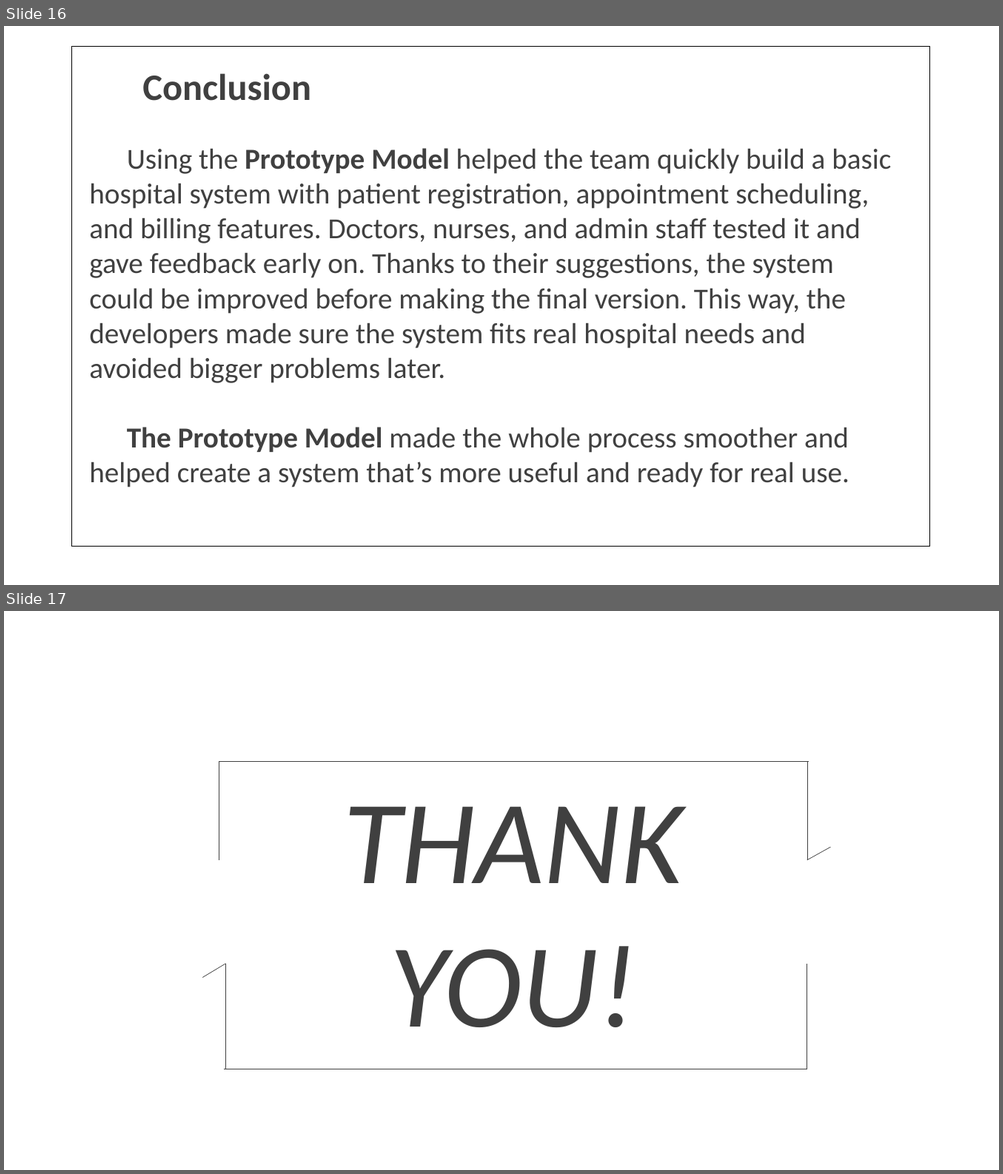
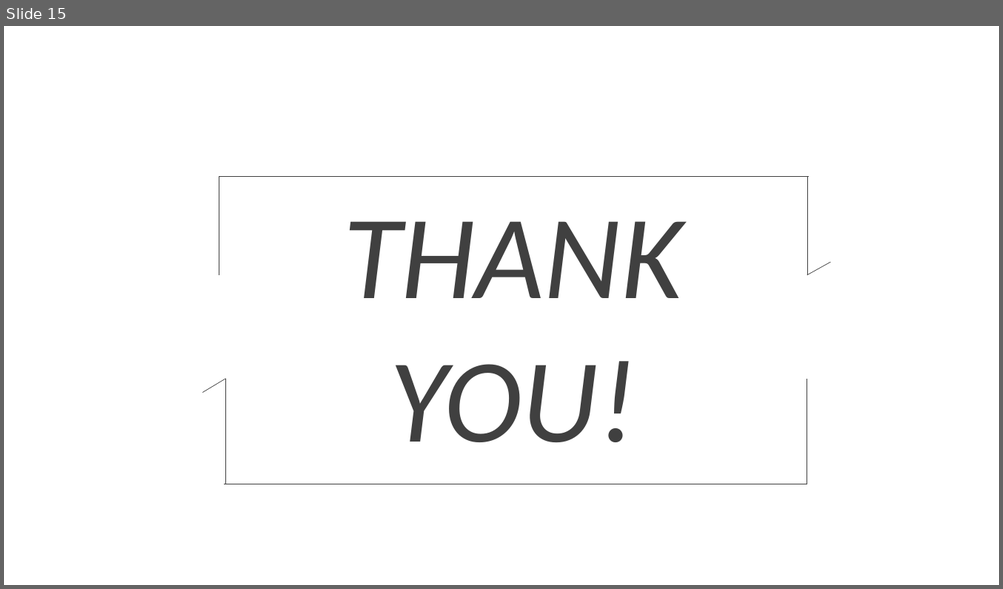
Before and after one commit to McLight-Note/Web-Server-Programming, a slide deck: Mid-term.pptx. Shown one above the other, each under a label of ours: slides 16 and 17 before the commit, slide 15 after it. The pictures are 1003x1174 and 1003x589 pixels, drawn with LibreOffice and Linux fonts; fonts in the diff are those of the drawing; background and template pictures are left out. Boxes give left, top, right and bottom in pixels: in the first picture for what was removed or moved away, otherwise in the second. Text is boxed around its words. In the diff, an @@ line names an element or a change of style, - is before the commit and + after.

```diff
--- a/Mid-term.pptx
+++ b/Mid-term.pptx
@@ slide 16 removed at <box>4,26,999,585</box>, background picture (left out) @@
@@ rectangle removed at <box>72,46,930,547</box> @@
@@ text removed at <box>142,73,311,101</box> @@
-Conclusion
@@ text removed at <box>89,148,891,488</box> @@
-Using the Prototype Model helped the team quickly build a basic hospital system with patient registration, appointment scheduling, and billing features. Doctors, nurses, and admin staff tested it and gave feedback early on. Thanks to their suggestions, the system could be improved before making the final version. This way, the developers made sure the system fits real hospital needs and avoided bigger problems later.
-The Prototype Model made the whole process smoother and helped create a system that’s more useful and ready for real use.
@@ what was slide 17 is now slide 15 @@
```
Also in this commit, not shown: 1 slide changed, 7 slides added, 8 other slides removed, 3 other files.
